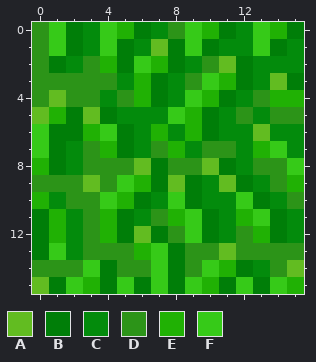
Two states of a pixel-art sprite, res/grass_tile.png. This is how it looked before the edit.
The file is 16x16 pixels.
Palette (. is transparent): A #62bc21  B #007e08  C #038b0c  D #2c9418  E #20b104  F #36ca18
Pixels before, first column x 0:
 0 DFBCFEBCDFEBCFEB
 1 DFBCFBCABFBCCFBC
 2 DBCDEBFEBCDABCCC
 3 DDDDDCEBCDFEBCAB
 4 DADDCDEBCFEBCDEE
 5 AEBABCCCFEBCDCDD
 6 FBBEFBCECEBCCACC
 7 FBCDEBCDECDDCEFC
 8 EBCDDDABDDABCDDF
 9 DDDADFEBABCABCDE
10 ECDDFEBCFBCCFBCD
11 BECDEBCDEFBCEFBC
12 BECDEBABDFBCDEBC
13 BFCDDDEFBDDADDDD
14 DDDFBDDFBDFEBCDA
15 ABFEBFBFBFEBFBFE
After:
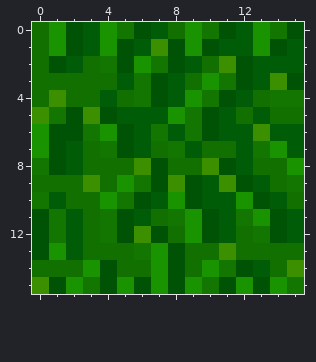
The edit:
{"colour":"A","old":"#62bc21","new":"#3c9000"}
{"colour":"B","old":"#007e08","new":"#005205"}
{"colour":"C","old":"#038b0c","new":"#005c06"}
{"colour":"D","old":"#2c9418","new":"#127000"}
{"colour":"E","old":"#20b104","new":"#137600"}
{"colour":"F","old":"#36ca18","new":"#199300"}
{"label":"changed","picture_box":[32,22,304,294]}
